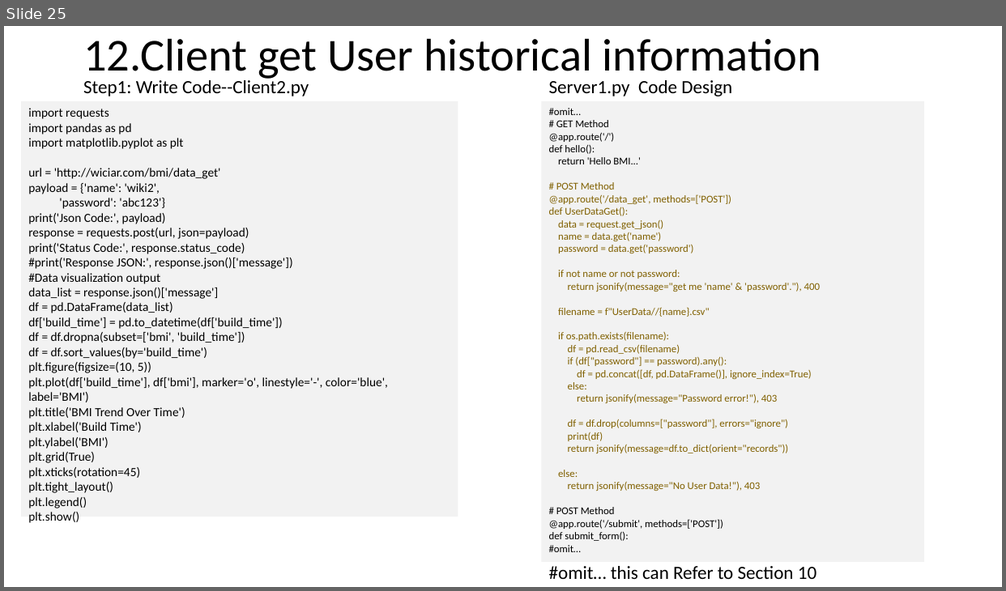
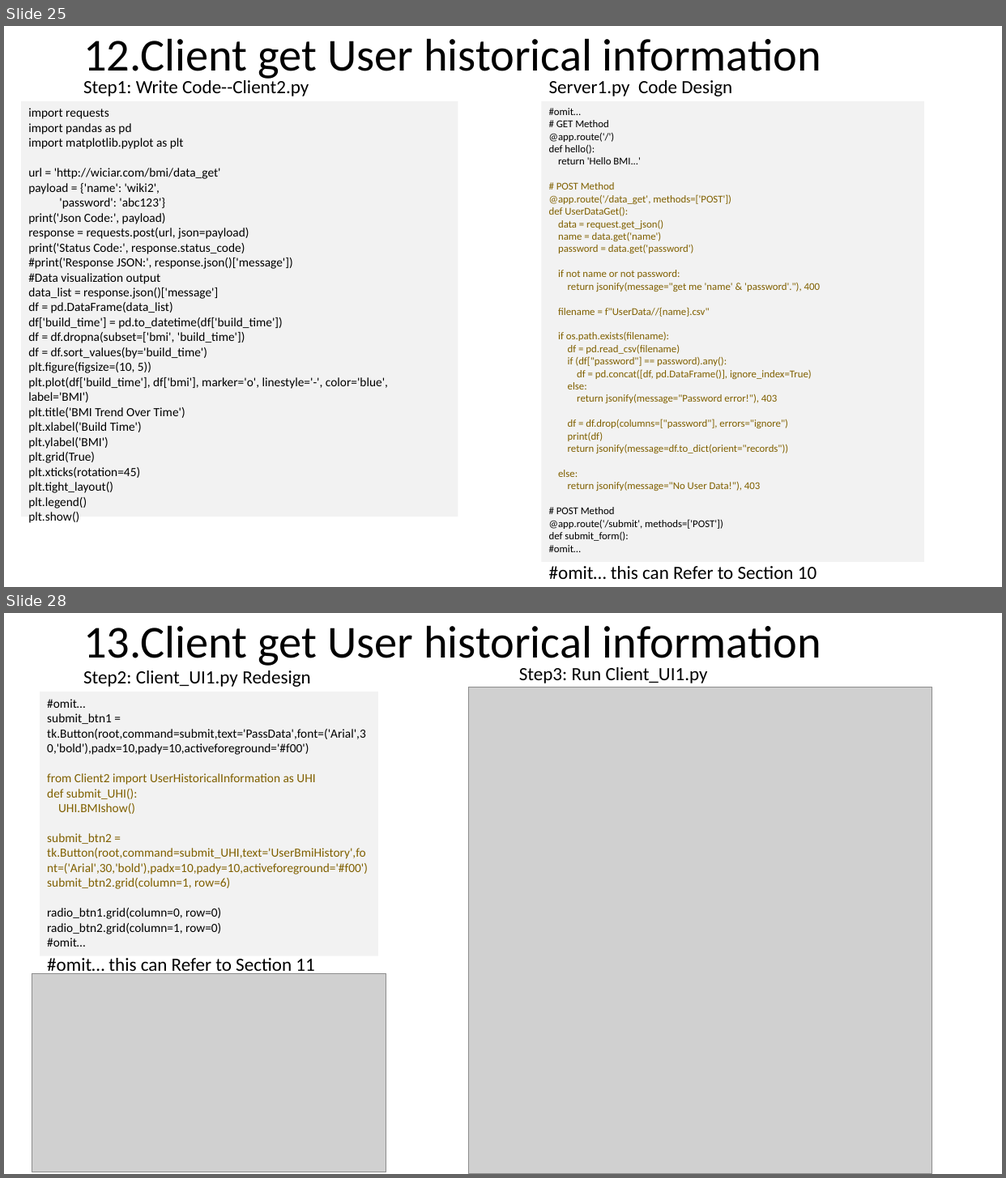
Before and after one commit to Chen-Wi-Ki/FlaskServerTeach, a slide deck: PythonFlask/Teach.pptx. Shown one above the other, each under a label of ours: slide 25 before the commit, slides 25 and 28 after it; the slides between them are not shown. The pictures are 1006x591 and 1006x1178 pixels, drawn with LibreOffice and Linux fonts; fonts in the diff are those of the drawing; grey boxes stand for pictures. Boxes give left, top, right and bottom in pixels: in the first picture for what was removed or moved away, otherwise in the second. Text is boxed around its words. In the diff, an @@ line names an element or a change of style, - is before the commit and + after.

Commit message:
Client_UI1--Button of User Historical Information, and Teach

```diff
--- a/PythonFlask/Teach.pptx
+++ b/PythonFlask/Teach.pptx
@@ slide 28 added at box(4, 613, 1002, 1174), background #FFFFFF @@
@@ text added at box(83, 625, 821, 669), 44 pt, text #000000 @@
+13.Client get User historical information
@@ text added at box(83, 671, 310, 687), 18 pt, text #000000 @@
+Step2: Client_UI1.py Redesign
@@ text added at box(519, 667, 708, 683), 18 pt, text #000000 @@
+Step3: Run Client_UI1.py
@@ rectangle added at box(40, 692, 378, 956), fill #F2F2F2, 12 pt, text #806000 @@
+#omit…
+submit_btn1 = tk.Button(root,command=submit,text='PassData',font=('Arial',30,'bold'),padx=10,pady=10,activeforeground='#f00')
+from Client2 import UserHistoricalInformation as UHI
+def submit_UHI():
+UHI.BMIshow()
+submit_btn2 = tk.Button(root,command=submit_UHI,text='UserBmiHistory',font=('Arial',30,'bold'),padx=10,pady=10,activeforeground='#f00')
+submit_btn2.grid(column=1, row=6)
+radio_btn1.grid(column=0, row=0)
+radio_btn2.grid(column=1, row=0)
+#omit…
@@ picture added at box(469, 687, 932, 1174) @@
@@ picture added at box(32, 973, 386, 1172) @@
@@ text added at box(47, 958, 314, 977), 18 pt, text #000000 @@
+#omit… this can Refer to Section 11
```
Also in this commit, not shown: 1 slide changed, 1 other slide added, 2 other files.
